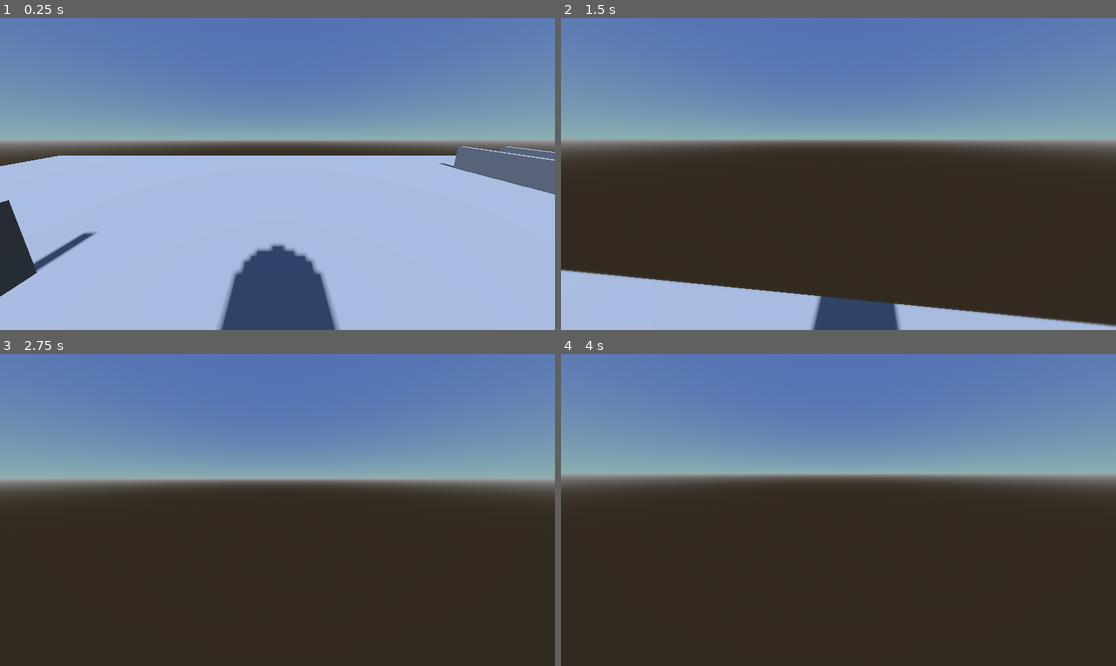
Above: before the commit, frames 1-4 (two rows, left to right).
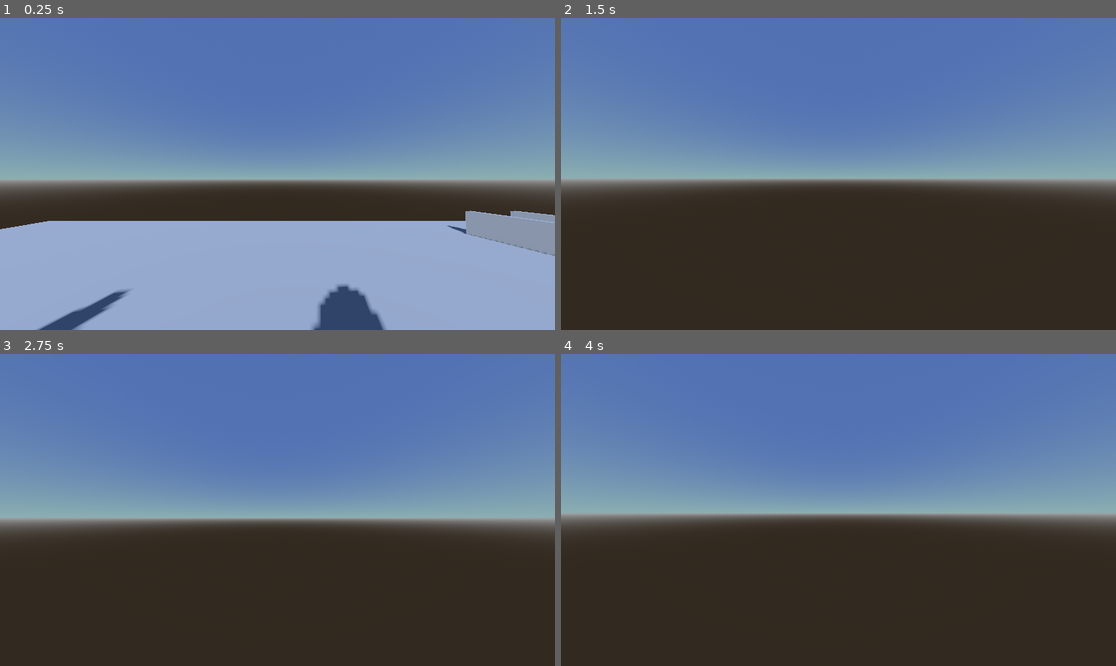
Above: after the commit, the same moments.

Repository: PanterGameY/Nuetras-Tierra
Game: Godot game, scene res://main.tscn
Two runs of this game, one before a commit and one after it. Both use one fixed random seed, a clock stepped at 60 frames per second and the inputs below.
Inputs (mouse positions are in pixels of both pictures, inside the frame that each line leads up to):
- Up to frame 1 (0.25 s): no input
- Up to frame 2 (1.5 s): move the mouse to (866, 174) at 0.52 s; hold Shift (shift) 0.53-1.28 s; hold W (forward) from 0.53 s (still down); tap Space (jump) at 0.77 s; move the mouse to (810, 174) at 1.27 s; tap Shift (shift) at 1.35 s
- Up to frame 3 (2.75 s): keep holding W (forward); tap Space (jump) at 1.52 s; tap Enter at 2 s; move the mouse to (288, 503) at 2.02 s; hold Shift (shift) from 2.03 s (still down)
- Up to frame 4 (4 s): keep holding W (forward); tap Space (jump) at 2.75, 3.02, 3.77 s; move the mouse to (832, 516) at 2.77 s; release Shift (shift) at 2.78 s; tap Shift (shift) at 2.85 s; tap Enter at 3.5 s; move the mouse to (877, 513) at 3.52 s; hold Shift (shift) from 3.53 s (still down)

The runs differ from the first frame. In frame 1, 41% of the frame differs, in the area x 0-100%, y 30-100%; in frame 2, 34%; in frame 3, 23%; in frame 4, 23%.

Commit message:
1.0
modificaciones basicas, pocos cambios generales, cambios de canvas en configuracion.

Diff:
--- /dev/null
+++ b/MainMenu.tscn
@@ -0,0 +1,137 @@
+[gd_scene load_steps=5 format=3 uid="uid://c3dql0axd3bdp"]
+
+[ext_resource type="Script" uid="uid://cpeqjxpxr33fk" path="res://main_menu.gd" id="1_eiy7p"]
+[ext_resource type="Texture2D" uid="uid://gnw0cu5viffa" path="res://canvas.jpg" id="1_i26rj"]
+[ext_resource type="FontFile" uid="uid://7krampk6w12h" path="res://font/King Gaming Free Trial.otf" id="3_h7a2f"]
+
+[sub_resource type="StyleBoxFlat" id="StyleBoxFlat_h7a2f"]
+bg_color = Color(0.039215688, 0.039215688, 0.039215688, 0.78431374)
+border_color = Color(0.0635864, 0.04030696, 0.0047757076, 1)
+corner_radius_top_left = 30
+corner_radius_top_right = 30
+corner_radius_bottom_right = 30
+corner_radius_bottom_left = 30
+
+[node name="CanvasLayer" type="CanvasLayer"]
+
+[node name="MainMenu" type="Control" parent="."]
+layout_mode = 3
+anchors_preset = 0
+offset_right = 40.0
+offset_bottom = 40.0
+script = ExtResource("1_eiy7p")
+
+[node name="TextureRect" type="TextureRect" parent="MainMenu"]
+layout_mode = 0
+offset_right = 1153.0
+offset_bottom = 648.0
+texture = ExtResource("1_i26rj")
+
+[node name="Label" type="Label" parent="MainMenu"]
+layout_mode = 0
+offset_left = 101.0
+offset_top = 5.0
+offset_right = 1094.0
+offset_bottom = 147.0
+theme_override_colors/font_color = Color(1, 0.45882353, 0.11372549, 1)
+theme_override_fonts/font = ExtResource("3_h7a2f")
+theme_override_font_sizes/font_size = 100
+text = "NUESTRA TIERRA"
+
+[node name="VBoxContainer" type="VBoxContainer" parent="."]
+offset_left = 767.0
+offset_top = 225.0
+offset_right = 1141.0
+offset_bottom = 474.0
+alignment = 1
+
+[node name="BtnIniciar" type="Button" parent="VBoxContainer"]
+layout_mode = 2
+theme_override_fonts/font = ExtResource("3_h7a2f")
+theme_override_font_sizes/font_size = 30
+text = "INICIAR"
+
+[node name="BtnConfig" type="Button" parent="VBoxContainer"]
+layout_mode = 2
+theme_override_fonts/font = ExtResource("3_h7a2f")
+theme_override_font_sizes/font_size = 30
+text = "CONFIGURACION
+"
+
+[node name="BtnSalir" type="Button" parent="VBoxContainer"]
+layout_mode = 2
+theme_override_fonts/font = ExtResource("3_h7a2f")
+theme_override_font_sizes/font_size = 30
+text = "SALIR
+"
+
+[node name="Configuraciones" type="Panel" parent="."]
+offset_left = 4.0
+offset_top = -3.0
+offset_right = 1154.0
+offset_bottom = 650.0
+theme_override_styles/panel = SubResource("StyleBoxFlat_h7a2f")
+
+[node name="Label" type="Label" parent="Configuraciones"]
+layout_mode = 1
+anchors_preset = 5
+anchor_left = 0.5
+anchor_right = 0.5
+offset_left = -419.99994
+offset_top = 14.000002
+offset_right = -32.99994
+offset_bottom = 71.0
+grow_horizontal = 2
+scale = Vector2(2.365, 2.365)
+theme_override_fonts/font = ExtResource("3_h7a2f")
+theme_override_font_sizes/font_size = 36
+text = "CONFIGURACIONES"
+language = "ESPAÑOL"
+
+[node name="MarginContainer" type="MarginContainer" parent="Configuraciones"]
+layout_mode = 0
+offset_left = 97.0
+offset_top = 149.0
+offset_right = 869.0
+offset_bottom = 540.0
+theme_override_constants/margin_left = 50
+theme_override_constants/margin_top = 50
+theme_override_constants/margin_right = 50
+theme_override_constants/margin_bottom = 50
+
+[node name="VBoxContainer" type="VBoxContainer" parent="Configuraciones/MarginContainer"]
+layout_mode = 2
+
+[node name="Label" type="Label" parent="Configuraciones/MarginContainer/VBoxContainer"]
+layout_mode = 2
+text = "CONFIGURACIONES DEL SISTEMA"
+
+[node name="HSeparator" type="HSeparator" parent="Configuraciones/MarginContainer/VBoxContainer"]
+layout_mode = 2
+
+[node name="ScrollContainer" type="ScrollContainer" parent="Configuraciones/MarginContainer/VBoxContainer"]
+layout_mode = 2
+
+[node name="VBoxContainer" type="VBoxContainer" parent="Configuraciones/MarginContainer/VBoxContainer/ScrollContainer"]
+layout_mode = 2
+
+[node name="HBoxContainer" type="HBoxContainer" parent="Configuraciones/MarginContainer/VBoxContainer"]
+layout_mode = 2
+
+[node name="Label3" type="Label" parent="Configuraciones/MarginContainer/VBoxContainer"]
+layout_mode = 2
+text = "TRAFICO"
+
+[node name="trafico" type="HSlider" parent="Configuraciones/MarginContainer/VBoxContainer"]
+layout_mode = 2
+
+[node name="Label2" type="Label" parent="Configuraciones/MarginContainer/VBoxContainer"]
+layout_mode = 2
+text = "GRAFICOS DEL JUEGO"
+
+[node name="HSlider" type="HSlider" parent="Configuraciones/MarginContainer/VBoxContainer"]
+layout_mode = 2
+
+[connection signal="pressed" from="VBoxContainer/BtnIniciar" to="MainMenu" method="_on_btn_iniciar_pressed"]
+[connection signal="pressed" from="VBoxContainer/BtnConfig" to="MainMenu" method="_on_btn_config_pressed"]
+[connection signal="pressed" from="VBoxContainer/BtnSalir" to="MainMenu" method="_on_btn_salir_pressed"]
--- a/Player.tscn
+++ b/Player.tscn
@@ -1,11 +1,7 @@
-[gd_scene load_steps=6 format=3 uid="uid://b0x2ot5hlgfaa"]
+[gd_scene load_steps=6 format=3 uid="uid://dn6jqidd4r4cx"]
 
 [ext_resource type="Script" uid="uid://dr0uw55v7npfs" path="res://player.gd" id="1_xhfnw"]
-[ext_resource type="Shader" uid="uid://txobj0o3vl87" path="res://Player.gdshader" id="2_kpjcp"]
-
-[sub_resource type="CapsuleShape3D" id="CapsuleShape3D_kpjcp"]
-
-[sub_resource type="CapsuleMesh" id="CapsuleMesh_kne1u"]
+[ext_resource type="Shader" path="res://Player.gdshader" id="2_kpjcp"]
 
 [sub_resource type="ShaderMaterial" id="ShaderMaterial_kne1u"]
 shader = ExtResource("2_kpjcp")
@@ -13,21 +9,18 @@
 shader_parameter/radius = 0.2
 shader_parameter/softness = 0.8
 
+[sub_resource type="CapsuleShape3D" id="CapsuleShape3D_kpjcp"]
+
+[sub_resource type="CapsuleMesh" id="CapsuleMesh_kne1u"]
+
 [node name="Player" type="CharacterBody3D"]
 script = ExtResource("1_xhfnw")
 
-[node name="CollisionShape3D" type="CollisionShape3D" parent="."]
-transform = Transform3D(1, 0, 0, 0, 1, 0, 0, 0, 1, 0, 1, 0)
-shape = SubResource("CapsuleShape3D_kpjcp")
-
-[node name="MeshInstance3D" type="MeshInstance3D" parent="CollisionShape3D"]
-mesh = SubResource("CapsuleMesh_kne1u")
-
 [node name="CameraPivot" type="Node3D" parent="."]
-transform = Transform3D(1, 0, 0, 0, 0.9360658, 0.35182536, 0, -0.35182536, 0.9360658, 0, 1.6576178, 0)
+transform = Transform3D(1, -2.6542693e-08, -2.7939677e-09, 2.3748726e-08, 0.9360662, 0.35182536, -1.3969839e-08, -0.35182554, 0.93606603, -0.018463643, 1.6771712, -0.1713397)
 
 [node name="Camera3D" type="Camera3D" parent="CameraPivot"]
-transform = Transform3D(1, 0, 0, 0, 0.9965149, -0.08341697, 0, 0.08341697, 0.9965149, 0, 0.054285407, 0.052162062)
+transform = Transform3D(1, -1.1695631e-09, 6.7937616e-09, 3.1227194e-09, 0.9208927, -0.38981465, 1.7148363e-09, 0.38981482, 0.92089283, 0.028998107, 0.11691788, -0.009158851)
 
 [node name="ColorRect" type="ColorRect" parent="CameraPivot/Camera3D"]
 material = SubResource("ShaderMaterial_kne1u")
@@ -37,3 +30,10 @@
 grow_horizontal = 2
 grow_vertical = 2
 mouse_filter = 2
+
+[node name="CollisionShape3D" type="CollisionShape3D" parent="."]
+transform = Transform3D(0.72, 0, 0, 0, 0.9366, 0, 0, 0, 0.7416, 0, 1, 0)
+shape = SubResource("CapsuleShape3D_kpjcp")
+
+[node name="MeshInstance3D" type="MeshInstance3D" parent="CollisionShape3D"]
+mesh = SubResource("CapsuleMesh_kne1u")
--- a/main.tscn
+++ b/main.tscn
@@ -49,5 +49,5 @@
 environment = SubResource("Environment_h2yge")
 
 [node name="DirectionalLight3D" type="DirectionalLight3D" parent="."]
-transform = Transform3D(1, 0, 0, 0, 0.7545721, 0.65621716, 0, -0.65621716, 0.7545721, 0, 0, 0)
+transform = Transform3D(0.9621657, -0.062032416, -0.2653095, 0.17879619, 0.8785048, 0.44301385, 0.20559445, -0.47368908, 0.8563584, 0, 0, 0)
 shadow_enabled = true
--- /dev/null
+++ b/main_menu.gd
@@ -0,0 +1,34 @@
+extends Control
+
+@onready var settings_panel = $"../Configuraciones"
+@onready var main_buttons = $"../VBoxContainer"
+
+func _ready():
+	# Aseguramos que el ratón sea visible en el menú
+	Input.mouse_mode = Input.MOUSE_MODE_VISIBLE
+	settings_panel.visible = false
+
+# --- Botones Principales ---
+
+func _on_btn_iniciar_pressed():
+	get_tree().change_scene_to_file("res://main.tscn")
+
+func _on_btn_config_pressed():
+	main_buttons.visible = false
+	settings_panel.visible = true
+
+func _on_btn_salir_pressed():
+	get_tree().quit()
+
+# --- Panel de Configuración ---
+
+func _on_btn_back_pressed():
+	settings_panel.visible = false
+	main_buttons.visible = true
+
+func _on_volume_slider_value_changed(value):
+	AudioServer.set_bus_volume_db(AudioServer.get_bus_index("Master"), linear_to_db(value))
+
+
+func _on_btn_volver_pressed() -> void:
+	get_tree().change_scene_to_file("res://MainMenu.tscn")
--- a/player.gd
+++ b/player.gd
@@ -13,8 +13,7 @@
 
 @onready var camera_pivot: Node3D = $CameraPivot
 @onready var camera: Camera3D = $CameraPivot/Camera3D # Necesitamos esta referencia
-@onready var blur_rect = $CameraPivot/Camera3D/ColorRect # Ajusta la ruta a tu nodo
-
+@onready var blur_rect = $CameraPivot/Camera3D/ColorRect
 
 var mouse_sensitivity = 0.002 # Bajé un poco esto para que sea más controlable
 
@@ -23,7 +22,11 @@
 
 func _process(_delta):
 	if Input.is_action_just_pressed("quit"):
-		get_tree().quit()
+		# 1. Hacemos visible el mouse para poder interactuar con el menú
+		Input.mouse_mode = Input.MOUSE_MODE_VISIBLE
+
+		# 2. Cambiamos a la escena del menú principal
+		get_tree().change_scene_to_file("res://MainMenu.tscn")
 
 func _input(event):
 	if event is InputEventMouseMotion and Input.mouse_mode == Input.MOUSE_MODE_CAPTURED:
--- a/project.godot
+++ b/project.godot
@@ -10,7 +10,7 @@
 
 [application]
 
-config/name="Nuestra Tierra"
+config/name="NuestraTierra"
 run/main_scene="uid://p7vitwm1vkdm"
 config/features=PackedStringArray("4.5", "Mobile")
 config/icon="res://icon.svg"
@@ -53,6 +53,10 @@
 ]
 }
 
+[internationalization]
+
+locale/fallback="es"
+
 [rendering]
 
 renderer/rendering_method="mobile"
Binary file added: canvas.jpg
Not shown, added: canvas.jpg.import
Not shown, added: font/King Gaming Free Trial.otf.import
Not shown, added: main_menu.gd.uid
Not shown, added: MainMenu.tscn2255909368.tmp
